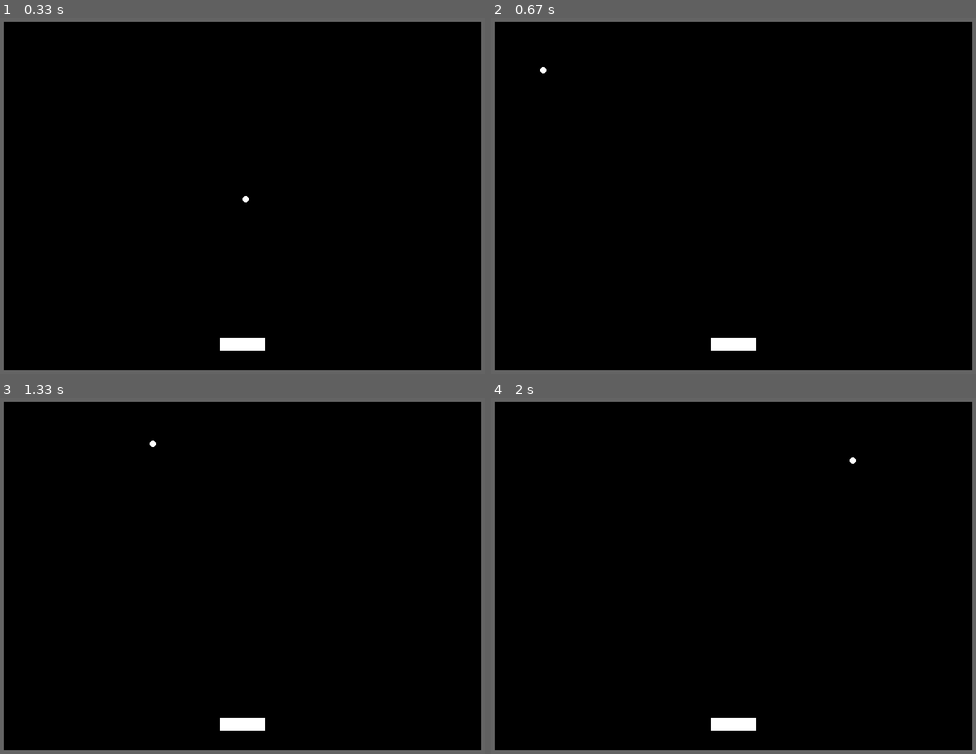
Above: before the commit, frames 1-4 (two rows, left to right).
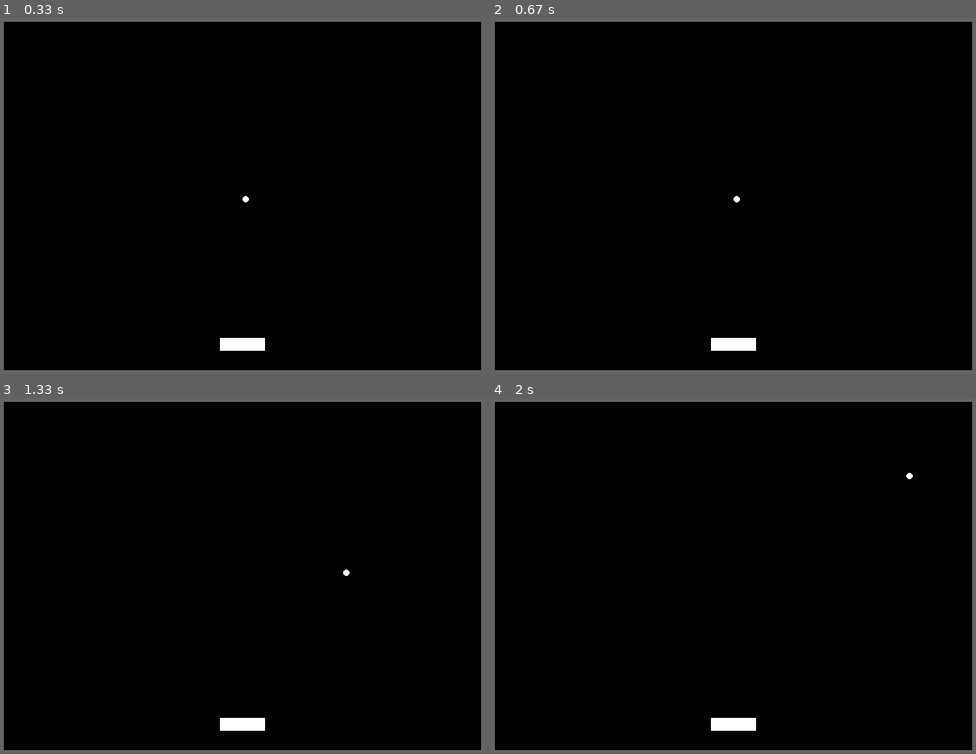
Above: after the commit, the same moments.

Repository: Gibson223/mod-5
Game: pygame game, started from py/main.py
The game is run twice, just before and just after one commit, with the same random seed, the same clock (stepped at 60 frames per second) and the same inputs.
Inputs:
- Up to frame 1 (0.33 s): no input
- Up to frame 2 (0.67 s): tap Home at 0.33 s
- Up to frame 3 (1.33 s): hold Right 0.67-1.13 s; hold Up from 1.17 s (still down)
- Up to frame 4 (2 s): release Up at 1.47 s; hold Right 1.5-1.97 s

Frame 1 is identical in both runs. In frame 2, less than 0.1% of the frame differs, in the area x 10-52%, y 13-52%; in frame 3, less than 0.1%; in frame 4, less than 0.1%.

Commit message:
Revamped collision physics. This did not completely fix the issues, however

Diff:
--- a/py/main.py
+++ b/py/main.py
@@ -57,6 +57,7 @@
 
         # ==== Keypress handling
         # Get boolean array of key pressed
+        # TODO use events to handle presses.
         keysPressed = pygame.key.get_pressed()
 
         if GameState == GameStates.PLAYING:
@@ -152,8 +153,8 @@
 
         #(re)set ball location when pressing K_HOME (cheat)
         if keyBindings.checkPress('restart', keysPressed):
-            self.playerBall.rect.x = 100
-            self.playerBall.rect.y = 100
+            self.playerBall.xfloat = 100
+            self.playerBall.yfloat = 100
 
     def updateGame(self):
         """
@@ -162,7 +163,8 @@
 
         # Handle collisions
         CollisionHandling.evaluate(self.playerBall, self.CollisionSpritesList)
-        # Note: collision handling is less broken once again, but the ball still disappears into the walls
+
+        # Note: collision handling is less broken yet once again, but the ball still disappears into the walls
         self.playerBall.update()
 
         Screen.fill(constants.colors["BLACK"])
@@ -192,78 +194,78 @@
             return
 
         # if there are collisions iterate through them
-        print(len(collisions), " collisions this frame")
+        #print(len(collisions), " collisions this frame")
         for c in collisions:
 
             isVertical = CollisionHandling.findBounceIsVertical(ballObj, c)
-            CollisionHandling.findBounceIsVertical_2(ballObj, c)
             ballObj.bounce(isVertical)
-            #print("Vertical: ", isVertical, " collision detected with ", c)
 
     @staticmethod
-    def findBounceIsVertical_2(ballObj, collisionObj):
-
-        # FIXME
-        # TODO
-        # This problem is going to need some good-ole pen and paper
-        # Debugging this is not easy.
-        # Perhaps, a library should be used to compare the angles because the modulo stuff doesnt work yet
-
+    def findBounceIsVertical(ballObj, collisionObj):
+        """
+        Returns True if the ball collides on a vertical surface
+        If True, the ball's xspeed should be flipped
+        :param ballObj: the ball object with which the collision happens
+        :param collisionObj: the object collided with
+        :return: True for vertical surface, False for horizontal surface
+        """
         # see this link for explanation:
         # https://gamedev.stackexchange.com/questions/61705/pygame-colliderect-but-how-do-they-collide
 
         # phi = arctan(yspeed / xspeed)
         # result is in radians, ranging from -pi to pi
         # can be flipped by adding pi
+        tau = 2 * math.pi
+
         ball_in_angle = math.atan2(ballObj.yspeed, ballObj.xspeed)
-        ball_out_angle = (ball_in_angle + math.pi) % (2 * math.pi)
+        ball_out_angle = ((ball_in_angle + tau) % tau) - math.pi
 
         coll_x = collisionObj.rect.width
         coll_y = collisionObj.rect.height
 
-        tau = 2 * math.pi
-
-        topLeft  = math.atan2(-coll_y, -coll_x) % tau
-        topRight = math.atan2(-coll_y,  coll_x) % tau
-        botRight = math.atan2( coll_y,  coll_x) % tau
-        botLeft  = math.atan2( coll_y, -coll_x) % tau
+        topLeft  = math.atan2(-coll_y, -coll_x)
+        topRight = math.atan2(-coll_y,  coll_x)
+        botRight = math.atan2( coll_y,  coll_x)
+        botLeft  = math.atan2( coll_y, -coll_x)
 
         top = ball_out_angle > topLeft and ball_out_angle <= topRight
         right = ball_out_angle > topRight and ball_out_angle <= botRight
         bottom = ball_out_angle > botRight and ball_out_angle <= botLeft
-        left = ball_out_angle > botLeft and ball_out_angle <= topLeft
-
-        print(top, right, bottom, left)
-
-        #print(ball_out_angle)
-
-        return left or right
-
-    @staticmethod
-    def findBounceIsVertical(ballObj, collisionObj):
-        """
-        returns True if bounce happens on a vertical surface
-        I suspect this function to be the source of the horrendous collision physics.
-        """
-        # i copied this monster from stackoverflow and yet it doesnt do what i intended, i am stunned
-        ball_top = ballObj.rect.top
-        ball_bot = ballObj.rect.bottom
-        ball_rgt = ballObj.rect.right
-        ball_lft = ballObj.rect.left
-
-        coll_top = collisionObj.rect.top
-        coll_bot = collisionObj.rect.bottom
-        coll_rgt = collisionObj.rect.right
-        coll_lft = collisionObj.rect.left
-
-        # all booleans are reversed for some reason
-        top = ball_top <= coll_bot and ball_top >= coll_top
-        bot = ball_bot >= coll_top and ball_bot <= coll_bot
-        rgt = ball_rgt >= coll_lft and ball_rgt <= coll_rgt
-        lft = ball_lft <= coll_rgt and ball_lft >= coll_lft
-        # so unreverse in the return statement
-        #print(not top, not bot, not rgt, not lft)
-        return not rgt or not lft
+        # TODO surfaces hit on the left do not work.
+        # TODO detecting the top and bottom should be enough but ill leave this in here in case weird stuff occurs
+        left = (ball_out_angle > botLeft and ball_out_angle <= topLeft)
+
+        if not (top or right or bottom or left):
+            print("Bounce side not detected.")
+
+
+        return not (top or bottom)
+    #
+    # @staticmethod
+    # def findBounceIsVertical_old(ballObj, collisionObj):
+    #     """
+    #     returns True if bounce happens on a vertical surface
+    #     I suspect this function to be the source of the horrendous collision physics.
+    #     """
+    #     # i copied this monster from stackoverflow and yet it doesnt do what i intended, i am stunned
+    #     ball_top = ballObj.rect.top
+    #     ball_bot = ballObj.rect.bottom
+    #     ball_rgt = ballObj.rect.right
+    #     ball_lft = ballObj.rect.left
+    #
+    #     coll_top = collisionObj.rect.top
+    #     coll_bot = collisionObj.rect.bottom
+    #     coll_rgt = collisionObj.rect.right
+    #     coll_lft = collisionObj.rect.left
+    #
+    #     # all booleans are reversed for some reason
+    #     top = ball_top <= coll_bot and ball_top >= coll_top
+    #     bot = ball_bot >= coll_top and ball_bot <= coll_bot
+    #     rgt = ball_rgt >= coll_lft and ball_rgt <= coll_rgt
+    #     lft = ball_lft <= coll_rgt and ball_lft >= coll_lft
+    #     # so unreverse in the return statement
+    #     #print(not top, not bot, not rgt, not lft)
+    #     return not rgt or not lft
 
 
 class MainMenu:
